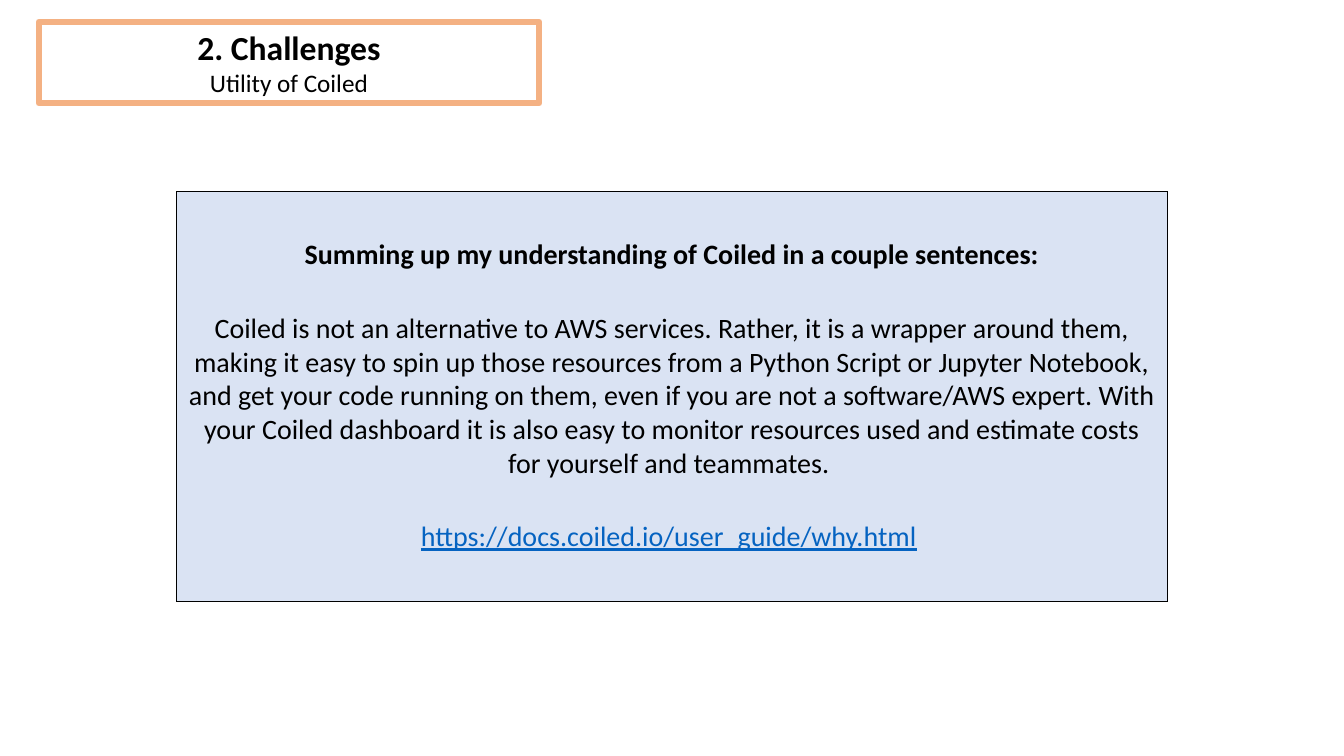
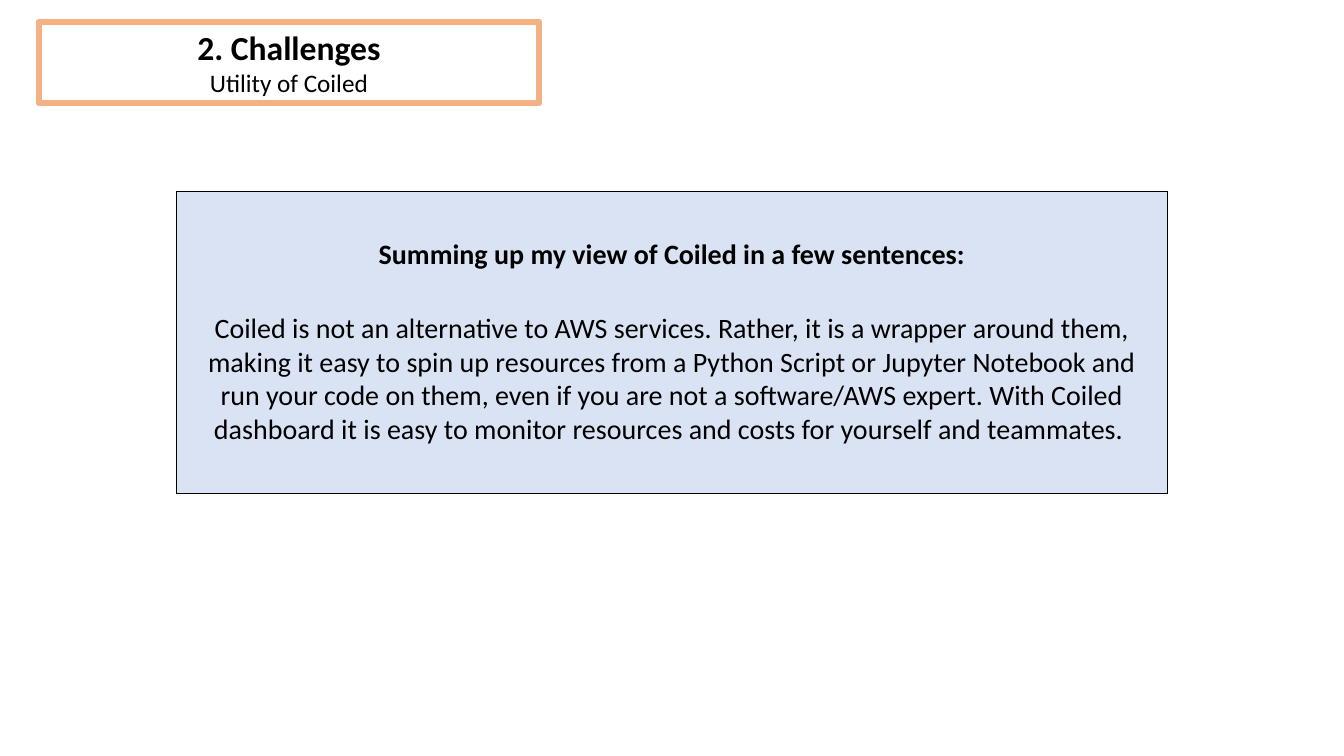
Before and after one commit to DeanHenze/cloud_earthdata, a slide deck: slide 15 of coiled/Coiled_presentation.pptx (slide 14 before the commit). Drawn at 1344x756 pixels with LibreOffice and Linux fonts; fonts in the diff are those of the drawing. Boxes give left, top, right and bottom in pixels: in the first picture for what was removed or moved away, otherwise in the second. Text is boxed around its words. In the diff, an @@ line names an element or a change of style, - is before the commit and + after.

```diff
--- a/coiled/Coiled_presentation.pptx
+++ b/coiled/Coiled_presentation.pptx
@@ rectangle "Summing up my view of ...": place and size @@
-rectangle "Summing up my view of ..." at (176,192,1168,602)
+rectangle "Summing up my view of ..." at (176,192,1168,494)
@@ text in rectangle at (208,244,1135,444): text changed @@
-Summing up my understanding of Coiled in a couple sentences:
-Coiled is not an alternative to AWS services. Rather, it is a wrapper around them, making it easy to spin up those resources from a Python Script or Jupyter Notebook, and get your code running on them, even if you are not a software/AWS expert. With your Coiled dashboard it is also easy to monitor resources used and estimate costs for yourself and teammates.
-https://docs.coiled.io/user_guide/why.html
+Summing up my view of Coiled in a few sentences:
+Coiled is not an alternative to AWS services. Rather, it is a wrapper around them, making it easy to spin up resources from a Python Script or Jupyter Notebook and run your code on them, even if you are not a software/AWS expert. With Coiled dashboard it is easy to monitor resources and costs for yourself and teammates.
```
Also in this commit, not shown: 4 other slides changed, 1 slide added, 3 other files.
